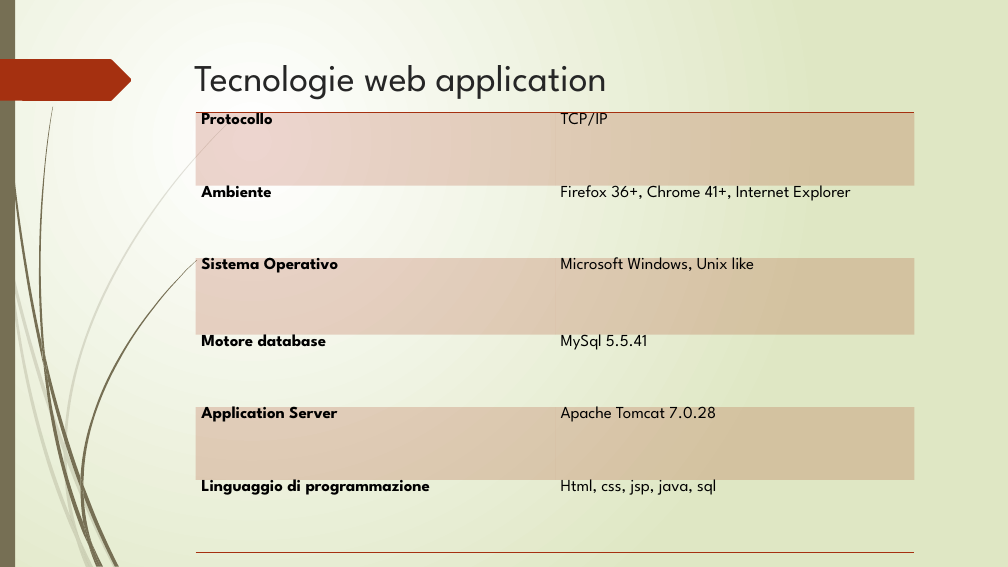
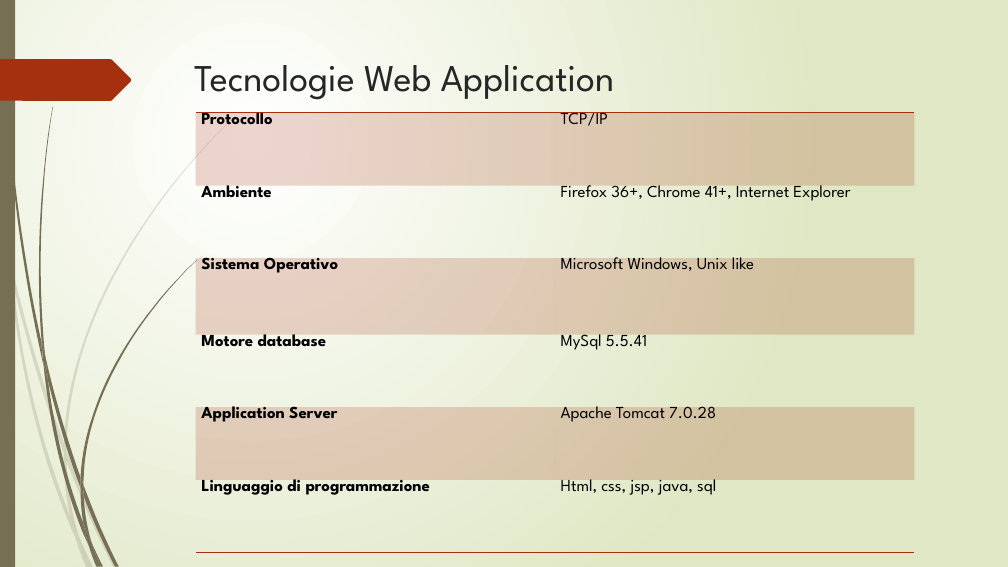
Before and after one commit to lpleo/Ingegneria_Software_2014, a slide deck: slide 15 of Slide/Slide Alby.pptx. Drawn at 1008x567 pixels with LibreOffice and Linux fonts; fonts in the diff are those of the drawing. Boxes give left, top, right and bottom in pixels: in the first picture for what was removed or moved away, otherwise in the second. Text is boxed around its words. In the diff, an @@ line names an element or a change of style, - is before the commit and + after.

```diff
--- a/Slide/Slide Alby.pptx
+++ b/Slide/Slide Alby.pptx
@@ title at bbox=[194, 65, 615, 100]: text changed @@
-Tecnologie web application
+Tecnologie Web Application
```
Also in this commit, not shown: 1 other slide changed, 8 slides added, 8 slides removed, 2 other files.
